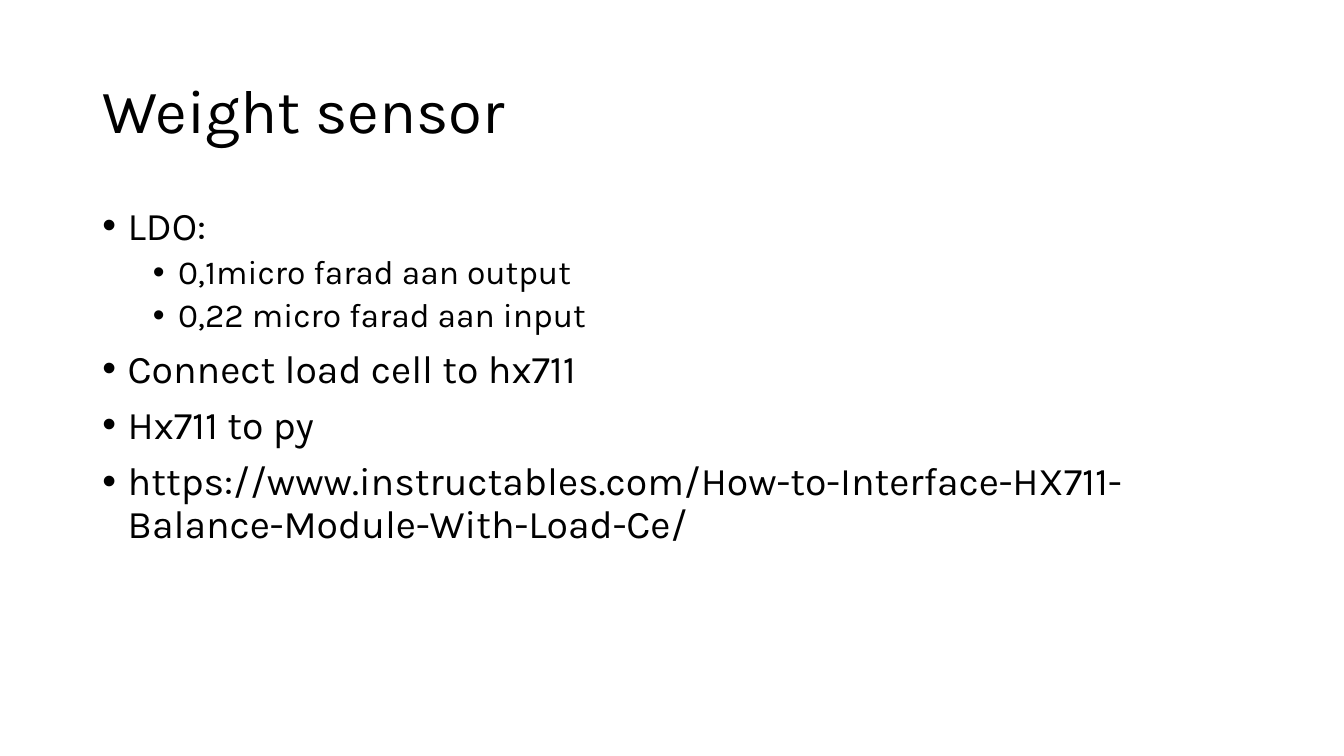
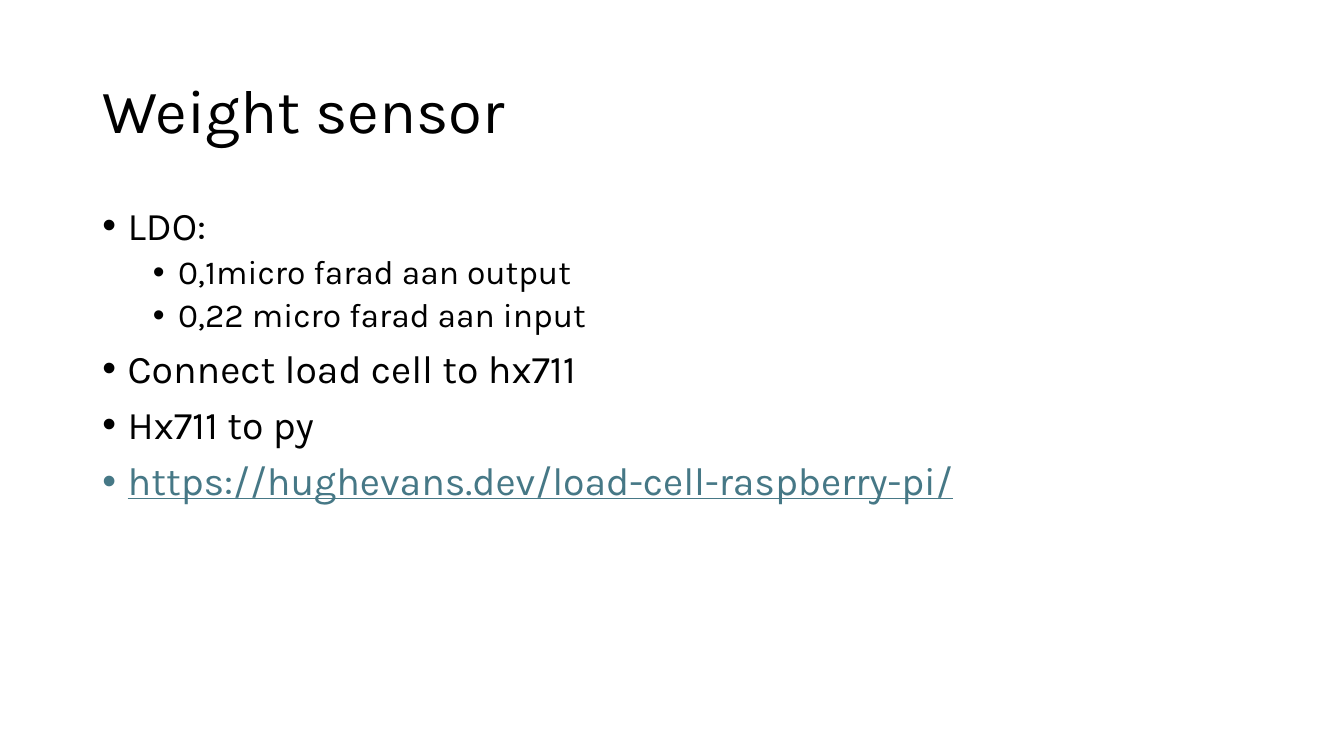
Before and after one commit to sneakyginger/Silicone_dispenser, a slide deck: slide 6 of electronics/electronics.pptx. Drawn at 1344x756 pixels with LibreOffice and Linux fonts; fonts in the diff are those of the drawing. Boxes give left, top, right and bottom in pixels: in the first picture for what was removed or moved away, otherwise in the second. Text is boxed around its words. In the diff, an @@ line names an element or a change of style, - is before the commit and + after.

Commit message:
weight sensor

```diff
--- a/electronics/electronics.pptx
+++ b/electronics/electronics.pptx
@@ text at (x1=128, y1=466, x2=953, y2=505): text changed; text colour #000000 to #467886 @@
-• https://www.instructables.com/How-to-Interface-HX711-Balance-Module-With-Load-Ce/
+• https://hughevans.dev/load-cell-raspberry-pi/
```
Also in this commit, not shown: 1 slide removed, 5 other files.
